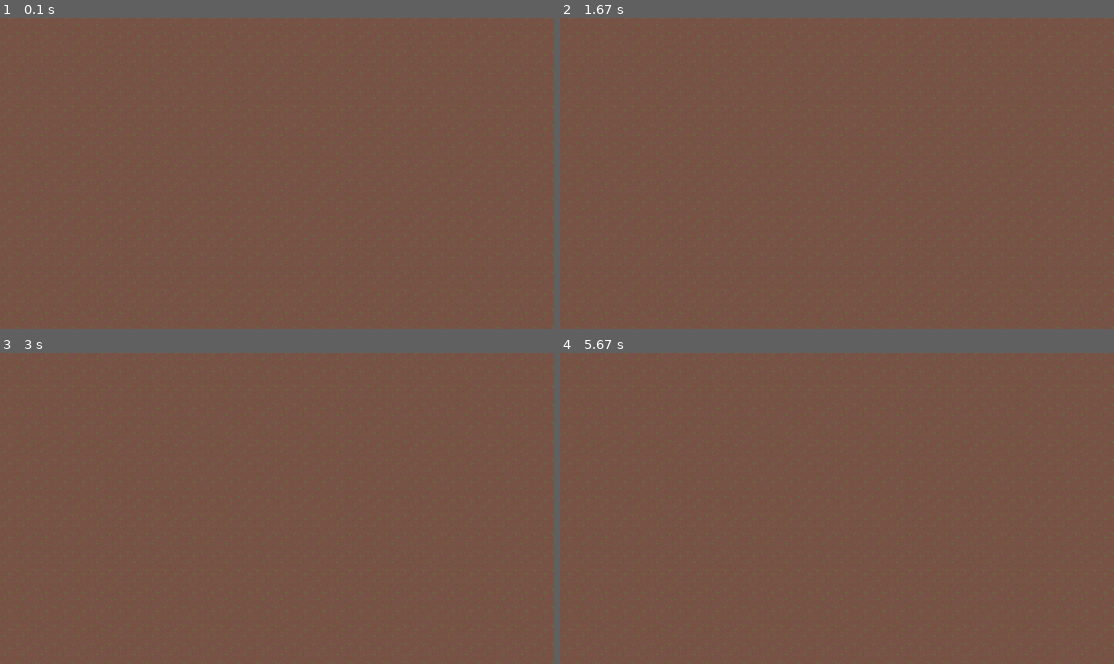
Above: before the commit, frames 1-4 (two rows, left to right).
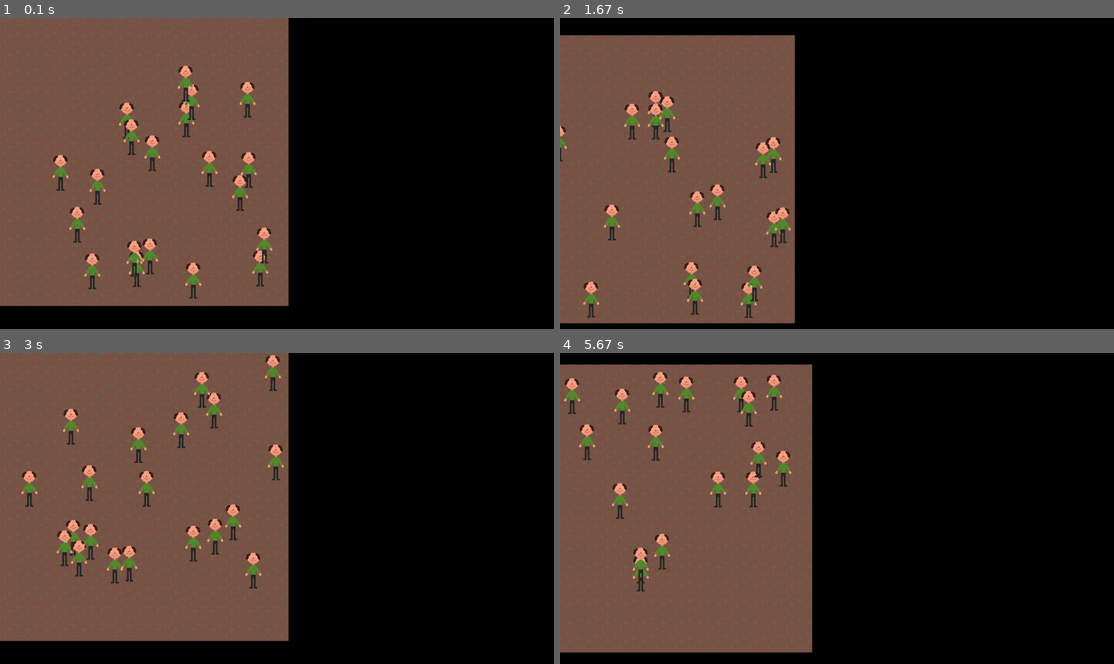
Above: after the commit, the same moments.

Repository: emwjacobson/Pygame
Game: pygame game, started from main.py
Two runs of this game, one before a commit and one after it. Both use one fixed random seed, a clock stepped at 60 frames per second and the inputs below.
Inputs:
- Up to frame 1 (0.1 s): no input
- Up to frame 2 (1.67 s): hold D 0.33-0.8 s; hold W 0.83-1.13 s; hold D 1.17-1.63 s
- Up to frame 3 (3 s): hold A 1.67-2.2 s; hold S 2.23-2.53 s; hold A 2.57-2.97 s
- Up to frame 4 (5.67 s): hold W 3-3.37 s; hold D 3.4-4.03 s; hold S 4.07-4.43 s; hold A 4.47-4.93 s; hold D 4.97-5.43 s; hold W from 5.47 s (still down)

The runs differ from the first frame. In frame 1, 55% of the frame differs, in the area x 0-100%, y 0-100%; in frame 2, 64%; in frame 3, 55%; in frame 4, 62%.

Commit message:
Added some basic character movement.

Diff:
--- a/entity/baseentity.py
+++ b/entity/baseentity.py
@@ -1,6 +1,77 @@
+import pygame
+
+
 class BaseEntity:
-    x: int
-    y: int
+    _x: int
+    _y: int
+    _speed: int
+    _angle: int
+    _entity_surface: pygame.Surface
 
     def __init__(self):
         pass
+
+    def get_x(self):
+        return self._x
+
+    def set_x(self, x):
+        self._x = x
+
+    def set_y(self, y):
+        self._y = y
+
+    def get_y(self):
+        return self._y
+
+    def get_width(self):
+        return self._entity_surface.get_width()
+
+    def get_height(self):
+        return self._entity_surface.get_height()
+
+    def get_pos(self):
+        return (self._x, self._y)
+
+    def set_speed(self, speed):
+        self._speed = speed
+
+    def set_angle(self, angle):
+        if angle < 0:
+            self.set_angle(360 + angle)
+        elif angle >= 360:
+            self.set_angle(angle - 360)
+        else:
+            self._angle = angle
+
+    def get_angle(self):
+        return self._angle
+
+    def handle_events(self, events):
+        pass
+
+    def render(self, micro, surface, events):
+        pass
+
+# ad	speed = 0		angle = _
+# ws	speed = 0		angle = _
+# wasd  speed = 0		angle = _
+
+# w	    speed = 100		angle = 0
+# wad	speed = 100		angle = 0
+
+# wd	speed = 100		angle = 45
+
+# d	    speed = 100		angle = 90
+# wsd	speed = 100		angle = 90
+
+# sd	speed = 100		angle = 135
+
+# asd	speed = 100		angle = 180
+# s 	speed = 100		angle = 180
+
+# as	speed = 100		angle = 225
+
+# a	    speed = 100		angle = 270
+# was	speed = 100		angle = 270
+
+# wa	speed = 100		angle = 315
--- /dev/null
+++ b/entity/mob.py
@@ -0,0 +1,27 @@
+import pygame
+import settings
+from .baseentity import BaseEntity
+import math
+import random
+
+
+class Mob(BaseEntity):
+    def __init__(self, x=0, y=0, angle=0, speed=0):
+        super().__init__()
+        self._entity_surface = pygame.image.load(settings.TEXTURE_DIR + "player.png")
+        self._x = x
+        self._y = y
+        # Angle is in degrees, 0 being to the right, moving clockwise
+        self._angle = angle
+        self._speed = speed
+
+    def handle_events(self, events):
+        pass
+
+    def render(self, micro, surface):
+        dx = math.cos(math.radians(self._angle)) * self._speed
+        dy = math.sin(math.radians(self._angle)) * self._speed
+        self._x += dx * micro
+        self._y += dy * micro
+        self._angle += random.randint(-5, 5)
+        surface.blit(self._entity_surface, (self._x, self._y))
--- a/entity/player.py
+++ /dev/null
@@ -1,8 +0,0 @@
-import pygame
-import settings
-from .baseentity import BaseEntity
-
-
-class Player(BaseEntity):
-    def __init__(self):
-        super().__init__()
--- a/main.py
+++ b/main.py
@@ -1,7 +1,7 @@
 import pygame
 import settings
 import time
-from maps import basemap
+from maps import dirtmap
 
 # Initialization
 pygame.init()
@@ -10,7 +10,7 @@
 
 clock = pygame.time.Clock()
 
-cur_map = basemap.BaseMap()
+cur_map = dirtmap.DirtMap()
 
 while True:
     # This is here to make sure that movement is the same regardless of FPS
@@ -27,6 +27,9 @@
                 pygame.quit()
                 exit(0)
 
-    cur_map.render(screen, events)
+    screen.fill((0, 0, 0))
+
+    cur_map.handle_events(events)
+    cur_map.render(micro, screen)
 
     pygame.display.update()
--- a/maps/basemap.py
+++ b/maps/basemap.py
@@ -1,17 +1,22 @@
 import pygame
 import settings
+from typing import List
 
 
 class BaseMap:
-    background_texture: pygame.Surface
-    background_surface: pygame.Surface
+    _width: int
+    _height: int
+    _x: int
+    _y: int
 
     def __init__(self):
-        self.background_texture = pygame.image.load(settings.TEXTURE_DIR + "dirt.png")
-        self.background_surface = pygame.Surface((settings.WIDTH, settings.HEIGHT))
-        for x in range(0, settings.WIDTH, 32):
-            for y in range(0, settings.HEIGHT, 32):
-                self.background_surface.blit(self.background_texture, (x, y))
+        pass
 
-    def render(self, screen, events):
-        screen.blit(self.background_surface, (0, 0))
+    def init_background(self):
+        pass
+
+    def handle_events(self, events):
+        pass
+
+    def render(self, micro, screen):
+        pass
--- /dev/null
+++ b/maps/dirtmap.py
@@ -0,0 +1,90 @@
+import pygame
+import settings
+from .basemap import BaseMap
+from entity.mob import BaseEntity, Mob
+import random
+import math
+
+
+class DirtMap(BaseMap):
+    def __init__(self):
+        self._width = 500
+        self._height = 500
+        self._x = 0
+        self._y = 0
+        self._dx = 0
+        self._dy = 0
+        self._entities = []
+
+        self.map_surface = pygame.Surface((self._width, self._height))
+        self.player_surface = pygame.Surface((self._width, self._height), flags=pygame.SRCALPHA)
+        self.init_background()
+        self.populate_map()
+
+    def init_background(self):
+        background_texture = pygame.image.load(settings.TEXTURE_DIR + "dirt.png")
+        for x in range(0, self._width, background_texture.get_width()):
+            for y in range(0, self._height, background_texture.get_height()):
+                self.map_surface.blit(background_texture, (x, y))
+
+    def populate_map(self):
+        for i in range(20):
+            self._entities.append(Mob(random.randint(50, self._width - 50), random.randint(80, self._height - 80),
+                                      random.randint(0, 360), random.randint(100, 200)))
+
+    def handle_events(self, events):
+        for e in events:
+            if e.type == pygame.KEYDOWN:
+                if e.key == pygame.K_a:
+                    self._dx = 100
+                elif e.key == pygame.K_d:
+                    self._dx = -100
+
+                if e.key == pygame.K_w:
+                    self._dy = 100
+                elif e.key == pygame.K_s:
+                    self._dy = -100
+            elif e.type == pygame.KEYUP:
+                if e.key == pygame.K_a:
+                    if pygame.key.get_pressed()[pygame.K_d]:
+                        self._dx = -100
+                    else:
+                        self._dx = 0
+                elif e.key == pygame.K_d:
+                    if pygame.key.get_pressed()[pygame.K_a]:
+                        self._dx = 100
+                    else:
+                        self._dx = 0
+
+                if e.key == pygame.K_w:
+                    if pygame.key.get_pressed()[pygame.K_s]:
+                        self._dy = -100
+                    else:
+                        self._dy = 0
+                elif e.key == pygame.K_s:
+                    if pygame.key.get_pressed()[pygame.K_w]:
+                        self._dy = 100
+                    else:
+                        self._dy = 0
+
+    def render(self, micro, screen):
+        self._x += self._dx * micro
+        self._y += self._dy * micro
+
+        # Render map background
+        screen.blit(self.map_surface, (self._x, self._y))
+
+        # Render entities
+        self.player_surface.fill((0, 0, 0, 0))
+        e: BaseEntity
+        for e in self._entities:
+            e.render(micro, self.player_surface)
+            if e.get_x() + e.get_width() >= self._width:
+                e.set_angle(180 - e.get_angle())
+            if e.get_x() <= 0:
+                e.set_angle(180 - e.get_angle())
+            if e.get_y() <= 0:
+                e.set_angle(360 - e.get_angle())
+            if e.get_y() + e.get_height() >= self._height:
+                e.set_angle(360 - e.get_angle())
+        screen.blit(self.player_surface, (self._x, self._y))
Binary file added: assets/textures/player.png
Not shown, added: requirements.txt
